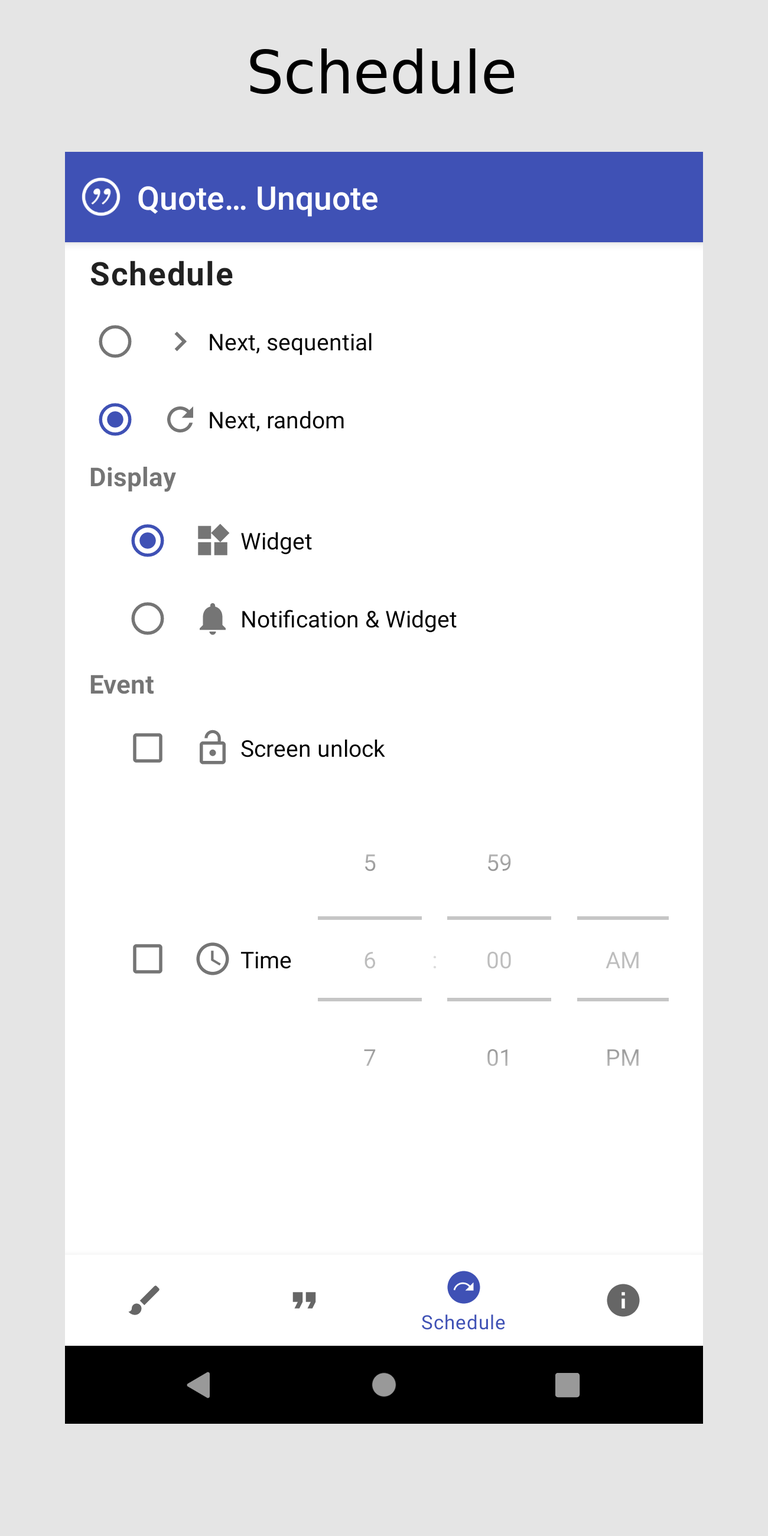
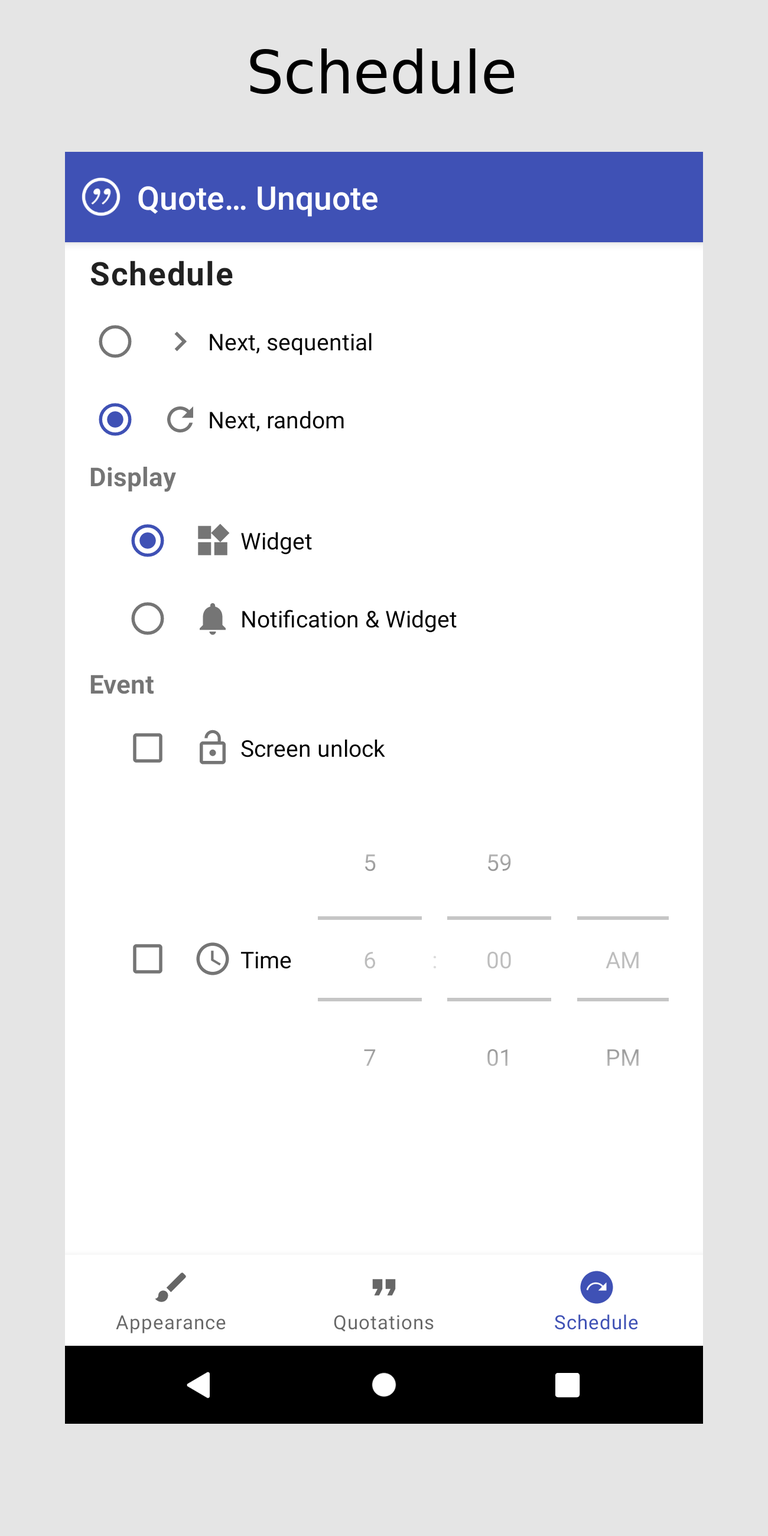
The second 768 × 1536 image is a revision of the first. Changes to its layers:
painted on "4.png" over [115, 1270, 640, 1399]
